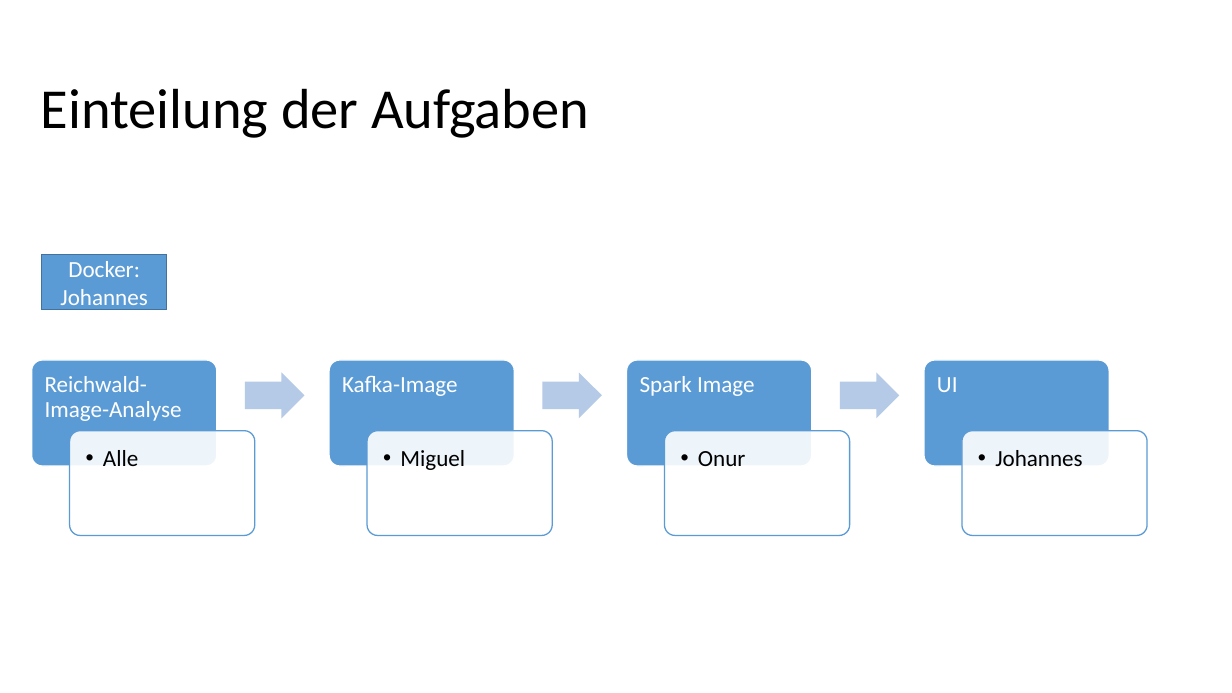
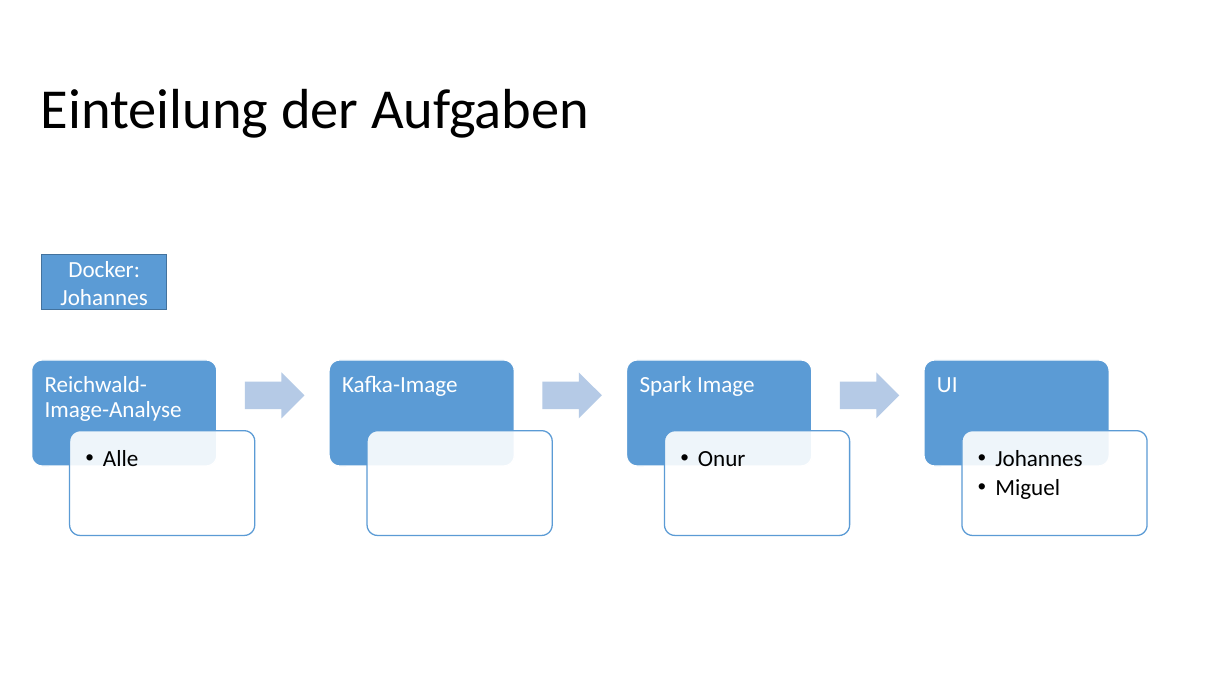
Before and after one commit to buegeleisen/dhbw_14sea_projekt, a slide deck: slide 2 of Portfolio/Portfolio.pptx. Drawn at 1232x693 pixels with LibreOffice and Linux fonts; fonts in the diff are those of the drawing. Boxes give left, top, right and bottom in pixels: in the first picture for what was removed or moved away, otherwise in the second. Text is boxed around its words. In the diff, an @@ line names an element or a change of style, - is before the commit and + after.

```diff
--- a/Portfolio/Portfolio.pptx
+++ b/Portfolio/Portfolio.pptx
@@ text removed at (400,450,465,470) @@
-  •• Miguel
@@ text at (995,479,1060,499): paragraph added @@
+  •• Miguel
```
Also in this commit, not shown: 1 slide added, 2 other files.
